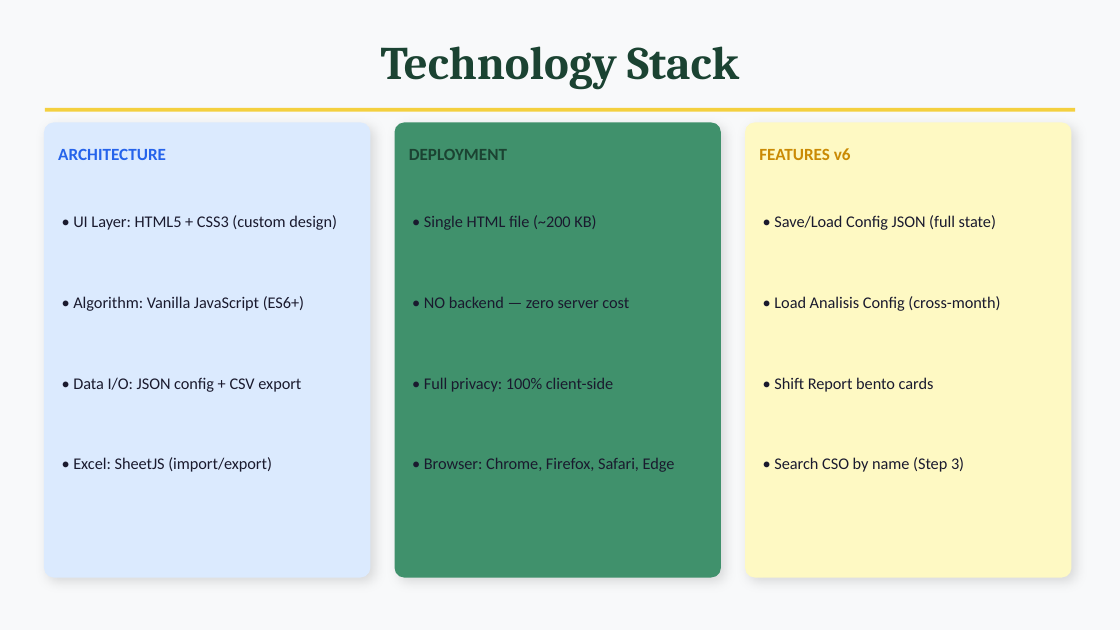
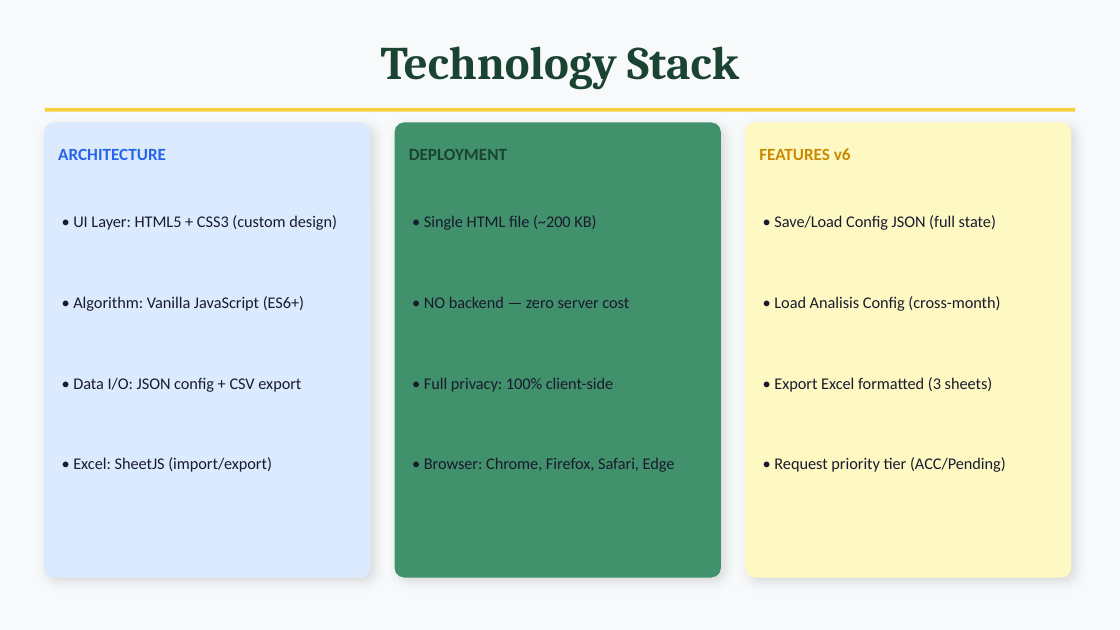
Before and after one commit to endraekacipta-arch/cso-bca-syariah-scheduler, a slide deck: slide 17 of CSO_BCA_Syariah_Scheduler_v6_PPT.pptx (slide 16 before the commit). Drawn at 1120x630 pixels with LibreOffice and Linux fonts; fonts in the diff are those of the drawing. Boxes give left, top, right and bottom in pixels: in the first picture for what was removed or moved away, otherwise in the second. Text is boxed around its words. In the diff, an @@ line names an element or a change of style, - is before the commit and + after.

```diff
--- a/CSO_BCA_Syariah_Scheduler_v6_PPT.pptx
+++ b/CSO_BCA_Syariah_Scheduler_v6_PPT.pptx
@@ text at [774, 377, 993, 392]: text changed @@
-• Shift Report bento cards
+• Export Excel formatted (3 sheets)
@@ text at [774, 457, 1006, 472]: text changed @@
-• Search CSO by name (Step 3)
+• Request priority tier (ACC/Pending)
```
Also in this commit, not shown: 1 slide added, 2 other files.
